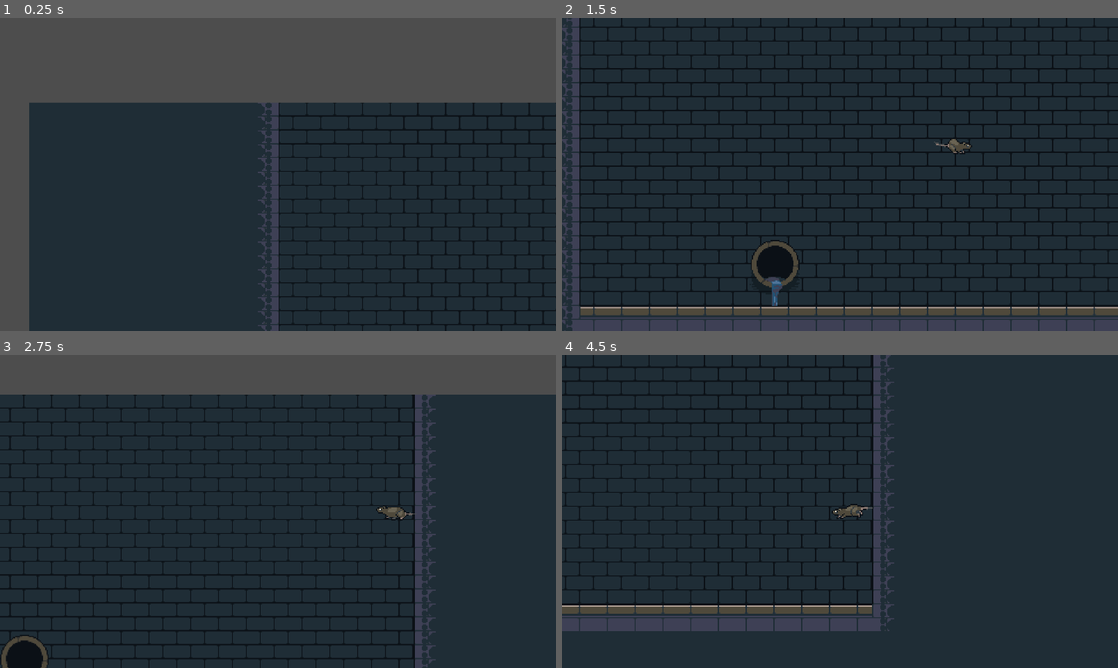
Above: before the commit, frames 1-4 (two rows, left to right).
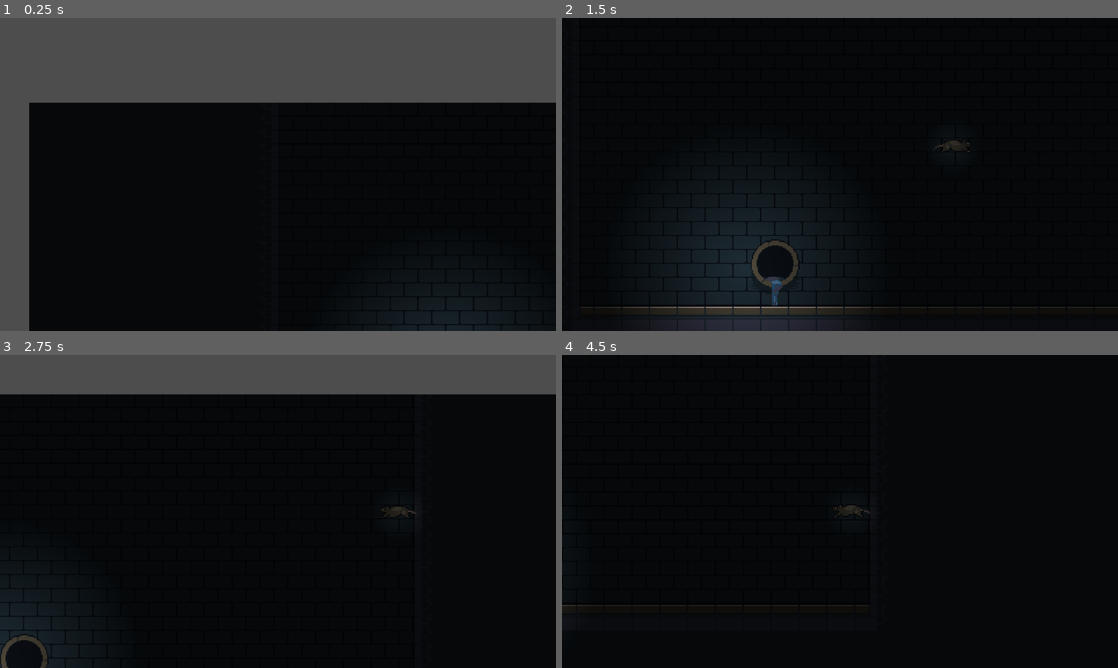
Above: after the commit, the same moments.

Repository: Kickblip/GDA-JAM
Game: Godot game, scene res://Scenes/level_home.tscn
Same seed, same stepped clock (60 frames per second), same inputs: the game is played once before the commit and once after it.
Inputs:
- Up to frame 1 (0.25 s): no input
- Up to frame 2 (1.5 s): hold D (right) from 0.53 s (still down); tap Space (jump) at 0.6, 0.77, 1.07, 1.35 s
- Up to frame 3 (2.75 s): tap Space (jump) at 1.52, 1.82, 2.1 s; release D (right) at 2.03 s; hold A (left) from 2.03 s (still down)
- Up to frame 4 (4.5 s): release A (left) at 2.78 s; hold D (right) 2.78-4.28 s; tap Space (jump) at 2.85, 3.02, 3.32, 3.6, 3.77, 4.07, 4.35 s; hold A (left) from 4.28 s (still down)

The runs differ from the first frame. In frame 1, 63% of the frame differs, in the area x 5-100%, y 27-100%; in frame 2, 80%; in frame 3, 79%; in frame 4, 95%, in the area x 0-100%, y 0-100%.

Commit message:
Add rat transition animations and lighting system

Diff:
--- a/Objects/player.tscn
+++ b/Objects/player.tscn
@@ -1,10 +1,49 @@
-[gd_scene load_steps=16 format=3 uid="uid://dwpd2db14eq0y"]
+[gd_scene load_steps=39 format=3 uid="uid://dwpd2db14eq0y"]
 
 [ext_resource type="Script" path="res://Scripts/player.gd" id="1_jawjb"]
+[ext_resource type="Texture2D" uid="uid://bhrv568cj4pbl" path="res://Sprites/rat_air_left.png" id="2_1tb5g"]
 [ext_resource type="Texture2D" uid="uid://3h6ax4e8fwxf" path="res://Sprites/rat_idle_left.png" id="2_fxuhs"]
 [ext_resource type="Texture2D" uid="uid://b5mfy1bsncja0" path="res://Sprites/rat_idle_right.png" id="3_1cjpt"]
 [ext_resource type="Texture2D" uid="uid://ct2dkmckh2y2p" path="res://Sprites/rat_move_left.png" id="4_22pvk"]
+[ext_resource type="Texture2D" uid="uid://k7vseb7gv1r5" path="res://Sprites/rat_air.png" id="4_vqx8p"]
 [ext_resource type="Texture2D" uid="uid://ciycfossoyd71" path="res://Sprites/rat_move_right.png" id="5_3p41w"]
+[ext_resource type="Texture2D" uid="uid://dkomc8vu4md6d" path="res://Sprites/light2.png" id="6_6axe2"]
+[ext_resource type="Texture2D" uid="uid://cwp8wngke3cpx" path="res://Sprites/rat_toMove_left.png" id="6_lijpm"]
+[ext_resource type="Texture2D" uid="uid://yf2fnusk4g5o" path="res://Sprites/rat_toWalk_left.png" id="7_ibqpe"]
+[ext_resource type="Texture2D" uid="uid://bm0un5y31chkx" path="res://Sprites/rat_toWalk_right.png" id="8_0lwl4"]
+[ext_resource type="Texture2D" uid="uid://dvlahyhfk10bm" path="res://Sprites/rat_toMove_right.png" id="9_vyyec"]
+
+[sub_resource type="AtlasTexture" id="AtlasTexture_t6upd"]
+atlas = ExtResource("2_fxuhs")
+region = Rect2(0, 0, 38, 32)
+
+[sub_resource type="AtlasTexture" id="AtlasTexture_eki25"]
+atlas = ExtResource("2_fxuhs")
+region = Rect2(38, 0, 38, 32)
+
+[sub_resource type="AtlasTexture" id="AtlasTexture_wsh3h"]
+atlas = ExtResource("2_fxuhs")
+region = Rect2(76, 0, 38, 32)
+
+[sub_resource type="AtlasTexture" id="AtlasTexture_lpvv5"]
+atlas = ExtResource("2_fxuhs")
+region = Rect2(114, 0, 38, 32)
+
+[sub_resource type="AtlasTexture" id="AtlasTexture_3nwhg"]
+atlas = ExtResource("3_1cjpt")
+region = Rect2(0, 0, 38, 32)
+
+[sub_resource type="AtlasTexture" id="AtlasTexture_3e62a"]
+atlas = ExtResource("3_1cjpt")
+region = Rect2(38, 0, 38, 32)
+
+[sub_resource type="AtlasTexture" id="AtlasTexture_bn50n"]
+atlas = ExtResource("3_1cjpt")
+region = Rect2(76, 0, 38, 32)
+
+[sub_resource type="AtlasTexture" id="AtlasTexture_aa8t6"]
+atlas = ExtResource("3_1cjpt")
+region = Rect2(114, 0, 38, 32)
 
 [sub_resource type="AtlasTexture" id="AtlasTexture_36jwy"]
 atlas = ExtResource("4_22pvk")
@@ -37,24 +76,90 @@
 [sub_resource type="AtlasTexture" id="AtlasTexture_o0qc2"]
 atlas = ExtResource("5_3p41w")
 region = Rect2(114, 0, 38, 32)
+
+[sub_resource type="AtlasTexture" id="AtlasTexture_3rw6o"]
+atlas = ExtResource("6_lijpm")
+region = Rect2(0, 0, 38, 32)
+
+[sub_resource type="AtlasTexture" id="AtlasTexture_2qsq4"]
+atlas = ExtResource("6_lijpm")
+region = Rect2(38, 0, 38, 32)
+
+[sub_resource type="AtlasTexture" id="AtlasTexture_ffo6w"]
+atlas = ExtResource("9_vyyec")
+region = Rect2(0, 0, 38, 32)
+
+[sub_resource type="AtlasTexture" id="AtlasTexture_fvhn4"]
+atlas = ExtResource("9_vyyec")
+region = Rect2(38, 0, 38, 32)
+
+[sub_resource type="AtlasTexture" id="AtlasTexture_k5ixl"]
+atlas = ExtResource("7_ibqpe")
+region = Rect2(0, 0, 38, 32)
+
+[sub_resource type="AtlasTexture" id="AtlasTexture_tops8"]
+atlas = ExtResource("7_ibqpe")
+region = Rect2(38, 0, 38, 32)
+
+[sub_resource type="AtlasTexture" id="AtlasTexture_3ft7t"]
+atlas = ExtResource("8_0lwl4")
+region = Rect2(0, 0, 38, 32)
+
+[sub_resource type="AtlasTexture" id="AtlasTexture_wnpkb"]
+atlas = ExtResource("8_0lwl4")
+region = Rect2(38, 0, 38, 32)
 
 [sub_resource type="SpriteFrames" id="SpriteFrames_ila7k"]
 animations = [{
 "frames": [{
 "duration": 1.0,
-"texture": ExtResource("2_fxuhs")
+"texture": ExtResource("2_1tb5g")
+}],
+"loop": true,
+"name": &"air_left",
+"speed": 5.0
+}, {
+"frames": [{
+"duration": 1.0,
+"texture": ExtResource("4_vqx8p")
+}],
+"loop": true,
+"name": &"air_right",
+"speed": 5.0
+}, {
+"frames": [{
+"duration": 1.0,
+"texture": SubResource("AtlasTexture_t6upd")
+}, {
+"duration": 1.0,
+"texture": SubResource("AtlasTexture_eki25")
+}, {
+"duration": 1.0,
+"texture": SubResource("AtlasTexture_wsh3h")
+}, {
+"duration": 1.0,
+"texture": SubResource("AtlasTexture_lpvv5")
 }],
 "loop": true,
 "name": &"idle_left",
-"speed": 10.0
-}, {
-"frames": [{
-"duration": 1.0,
-"texture": ExtResource("3_1cjpt")
+"speed": 5.0
+}, {
+"frames": [{
+"duration": 1.0,
+"texture": SubResource("AtlasTexture_3nwhg")
+}, {
+"duration": 1.0,
+"texture": SubResource("AtlasTexture_3e62a")
+}, {
+"duration": 1.0,
+"texture": SubResource("AtlasTexture_bn50n")
+}, {
+"duration": 1.0,
+"texture": SubResource("AtlasTexture_aa8t6")
 }],
 "loop": true,
 "name": &"idle_right",
-"speed": 10.0
+"speed": 5.0
 }, {
 "frames": [{
 "duration": 1.0,
@@ -89,6 +194,50 @@
 "loop": true,
 "name": &"move_right",
 "speed": 10.0
+}, {
+"frames": [{
+"duration": 1.0,
+"texture": SubResource("AtlasTexture_3rw6o")
+}, {
+"duration": 1.0,
+"texture": SubResource("AtlasTexture_2qsq4")
+}],
+"loop": false,
+"name": &"transition_toIdle_left",
+"speed": 15.0
+}, {
+"frames": [{
+"duration": 1.0,
+"texture": SubResource("AtlasTexture_ffo6w")
+}, {
+"duration": 1.0,
+"texture": SubResource("AtlasTexture_fvhn4")
+}],
+"loop": false,
+"name": &"transition_toIdle_right",
+"speed": 15.0
+}, {
+"frames": [{
+"duration": 1.0,
+"texture": SubResource("AtlasTexture_k5ixl")
+}, {
+"duration": 1.0,
+"texture": SubResource("AtlasTexture_tops8")
+}],
+"loop": false,
+"name": &"transition_toMove_left",
+"speed": 15.0
+}, {
+"frames": [{
+"duration": 1.0,
+"texture": SubResource("AtlasTexture_3ft7t")
+}, {
+"duration": 1.0,
+"texture": SubResource("AtlasTexture_wnpkb")
+}],
+"loop": false,
+"name": &"transition_toMove_right",
+"speed": 15.0
 }]
 
 [sub_resource type="RectangleShape2D" id="RectangleShape2D_ne8tl"]
@@ -100,8 +249,17 @@
 [node name="Sprite" type="AnimatedSprite2D" parent="."]
 texture_filter = 1
 sprite_frames = SubResource("SpriteFrames_ila7k")
-animation = &"move_right"
+animation = &"air_right"
 
 [node name="CollisionShape2D" type="CollisionShape2D" parent="."]
-position = Vector2(3, 9.5)
+position = Vector2(0, 9)
 shape = SubResource("RectangleShape2D_ne8tl")
+
+[node name="PlayerLight" type="PointLight2D" parent="."]
+position = Vector2(0, 9)
+energy = 0.5
+blend_mode = 2
+texture = ExtResource("6_6axe2")
+texture_scale = 0.2
+
+[connection signal="animation_finished" from="Sprite" to="." method="_on_sprite_animation_finished"]
--- a/Scenes/level_home.tscn
+++ b/Scenes/level_home.tscn
@@ -1,9 +1,10 @@
-[gd_scene load_steps=9 format=3 uid="uid://7sbf4gja6vrb"]
+[gd_scene load_steps=10 format=3 uid="uid://7sbf4gja6vrb"]
 
 [ext_resource type="Texture2D" uid="uid://djy176mdb4a1v" path="res://Sprites/sewer_lower.png" id="1_h7wvq"]
 [ext_resource type="Texture2D" uid="uid://d0kxkw3ag27b5" path="res://Sprites/sewer_upper.png" id="2_huskn"]
 [ext_resource type="PackedScene" uid="uid://dwpd2db14eq0y" path="res://Objects/player.tscn" id="2_t5ois"]
 [ext_resource type="Script" path="res://Scripts/camera.gd" id="3_ytnuk"]
+[ext_resource type="Texture2D" uid="uid://dkomc8vu4md6d" path="res://Sprites/light2.png" id="5_0r5dp"]
 
 [sub_resource type="TileSetAtlasSource" id="TileSetAtlasSource_su0d2"]
 texture = ExtResource("1_h7wvq")
@@ -103,3 +104,11 @@
 [node name="Camera2D" type="Camera2D" parent="."]
 zoom = Vector2(4, 4)
 script = ExtResource("3_ytnuk")
+
+[node name="CanvasModulate" type="CanvasModulate" parent="."]
+color = Color(0.188235, 0.188235, 0.188235, 1)
+
+[node name="PointLight2D" type="PointLight2D" parent="."]
+position = Vector2(240, 229)
+blend_mode = 2
+texture = ExtResource("5_0r5dp")
--- a/Scripts/player.gd
+++ b/Scripts/player.gd
@@ -6,26 +6,43 @@
 var gravity = 2 #rate at which player falls
 var terminalVelocity = 500 #maximum fall speed
 var dir = 1
+var lastHVel = 0
+var checkLanding = false
+var update = false
 
 @onready var sprite = $Sprite
+
+func _ready():
+	sprite.play("idle_right")
 
 func _process(delta):
 	var hVel = 0-int(Input.is_action_pressed("left"))+int(Input.is_action_pressed("right"))
 
-	if hVel == -1:
-		dir = -1
-		sprite.play("move_left")
-		sprite.speed_scale = clamp(abs(velocity.x)/maxSpeed,0.5,1)
-	elif hVel == 1:
-		sprite.speed_scale = clamp(abs(velocity.x)/maxSpeed,0.5,1)
-		dir = 1
-		sprite.play("move_right")
-	else:
-		if dir == -1:
-			sprite.play("idle_left")
+	#would like to convert a lot of these if statements into something better, but OK for now
+	if (hVel != lastHVel) || update:
+		update = false
+
+		if is_on_floor():
+			if hVel == -1: #moving left
+				dir = -1
+				sprite.play("transition_toMove_left")
+				#sprite.speed_scale = clamp(abs(velocity.x)/maxSpeed,0.5,1)
+			elif hVel == 1: #moving right
+				#sprite.speed_scale = clamp(abs(velocity.x)/maxSpeed,0.5,1)
+				dir = 1
+				sprite.play("transition_toMove_right")
+			else:
+				#sprite.speed_scale = 1
+				if dir == -1:
+					sprite.play("transition_toIdle_left")
+				else:
+					sprite.play("transition_toIdle_right")
 		else:
-			sprite.play("idle_right")
-
+			if hVel == -1:
+				sprite.play("air_left")
+			else:
+				sprite.play("air_right")
+		lastHVel = hVel
 
 	if hVel != 0:
 		if abs(velocity.x) < maxSpeed:
@@ -39,4 +56,23 @@
 	if Input.is_action_just_pressed("jump") && is_on_floor():
 		velocity.y = -200
 
+	if !is_on_floor():
+		if !checkLanding: #happens on jump
+			update = true
+			checkLanding = true
+	else: #player has landed
+		if checkLanding: #happens on land
+			checkLanding = false
+			update = true
+
 	move_and_slide()
+
+func _on_sprite_animation_finished():
+	if sprite.animation == "transition_toIdle_right":
+		sprite.play("idle_right")
+	elif sprite.animation == "transition_toIdle_left":
+		sprite.play("idle_left")
+	elif sprite.animation == "transition_toMove_right":
+		sprite.play("move_right")
+	elif sprite.animation == "transition_toMove_left":
+		sprite.play("move_left")
Not shown, added: Sprites/light.png.import
Binary file added: Sprites/light2.png
Not shown, added: Sprites/light2.png.import
Binary file added: Sprites/point_light.webp
Not shown, added: Sprites/point_light.webp.import
Binary file added: Sprites/rat_air.png
Not shown, added: Sprites/rat_air.png.import
Binary file added: Sprites/rat_air_left.png
Not shown, added: Sprites/rat_air_left.png.import
Binary file changed: Sprites/rat_idle_left.png
Binary file changed: Sprites/rat_idle_right.png
Binary file added: Sprites/rat_toMove_left.png
(and 7 more such lines)
